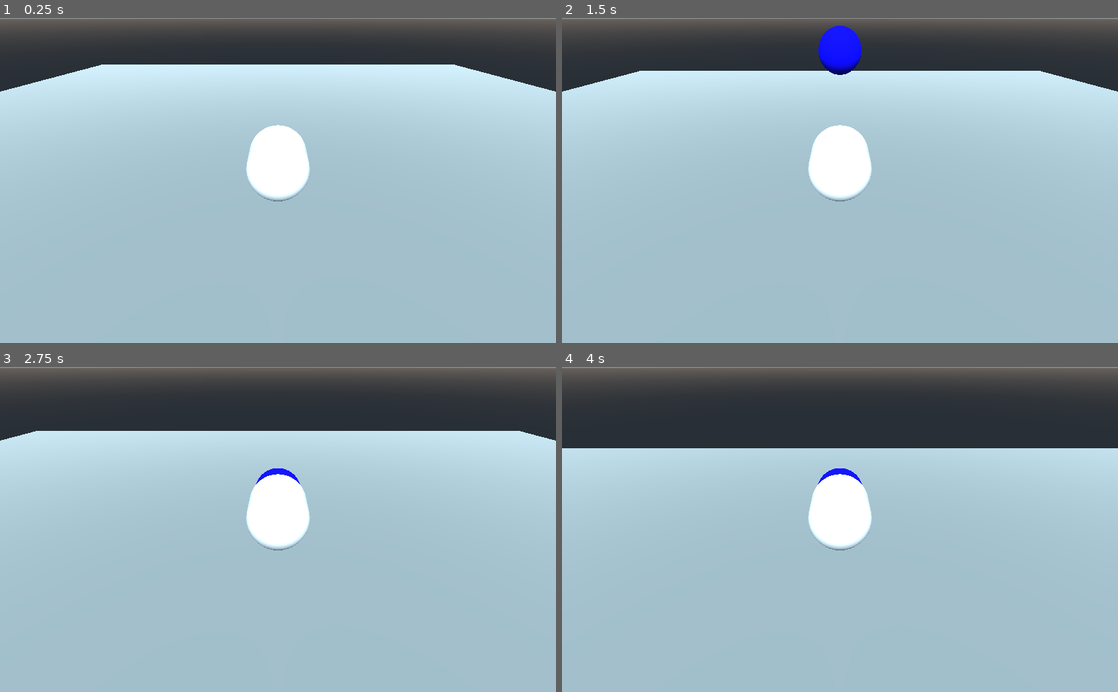
Above: before the commit, frames 1-4 (two rows, left to right).
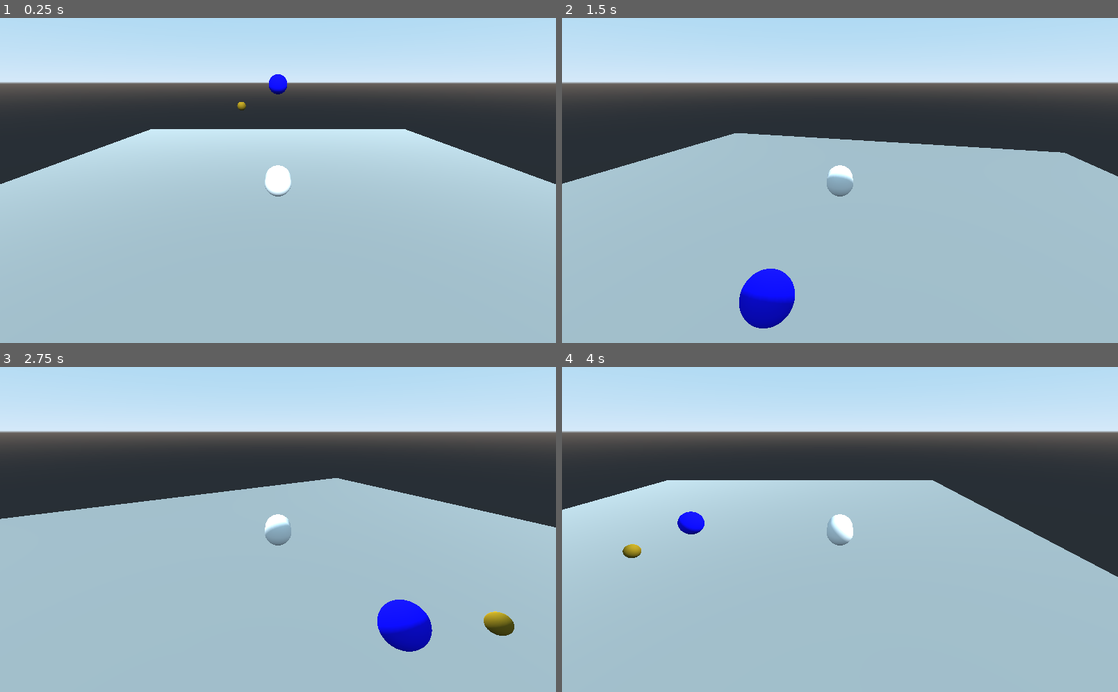
Above: after the commit, the same moments.

Repository: ajahar/FGJ_2021
Game: Godot game, scene res://SandboxScenes/Antti.tscn
The game is run twice, just before and just after one commit, with the same random seed, the same clock (stepped at 60 frames per second) and the same inputs. This scene is started directly instead of the project's main scene.
Inputs:
- Up to frame 1 (0.25 s): no input
- Up to frame 2 (1.5 s): tap Enter (ui_accept) at 0.5, 0.6, 0.77, 1.07, 1.35 s; hold D (right, bound only after the commit) 0.53-1.28 s; hold A (left, bound only after the commit) from 1.28 s (still down)
- Up to frame 3 (2.75 s): tap Enter (ui_accept) at 1.52, 1.82, 2.1 s; release A (left, bound only after the commit) at 2.03 s; hold D (right, bound only after the commit) from 2.03 s (still down)
- Up to frame 4 (4 s): release D (right, bound only after the commit) at 2.78 s; hold W (forward, bound only after the commit) 2.78-3.53 s; tap Enter (ui_accept) at 2.85, 3.02, 3.32, 3.6, 3.77 s; hold A (left, bound only after the commit) from 3.53 s (still down)

The runs differ from the first frame. In frame 1, 38% of the frame differs, in the area x 0-100%, y 0-57%; in frame 2, 41%; in frame 3, 44%, in the area x 0-100%, y 0-88%; in frame 4, 42%.

Commit message:
Follow camera

Diff:
--- a/SandboxScenes/Antti.gd
+++ b/SandboxScenes/Antti.gd
@@ -5,19 +5,25 @@
 onready var ball: RigidBody = $Ball
 
 var camera_distance: Vector3
-var move: bool = false
 
 # Called when the node enters the scene tree for the first time.
 func _ready():
-	camera_distance = player.transform.origin - camera.transform.origin
+	camera_distance = player.transform.origin + camera.transform.origin
 
 # Called every frame. 'delta' is the elapsed time since the previous frame.
 func _process(delta):
-	camera.transform.origin = player.transform.origin - camera_distance
-	if Input.is_action_just_pressed("ui_accept"):
-		ball.sleeping = false
-		move = true
+	camera.transform = player.transform
+	camera.translate(camera_distance)
+	camera.look_at(player.transform.origin, Vector3.UP)
 
 func _physics_process(delta):
-	if move:
-		player.move_and_collide(Vector3.FORWARD * delta * 5)
+	var movement = Vector3.ZERO
+	if Input.is_action_pressed("forward"):
+		movement += -player.transform.basis.z
+	if Input.is_action_pressed("right"):
+		player.rotate(Vector3.UP, deg2rad(-5))
+	if Input.is_action_pressed("left"):
+		player.rotate(Vector3.UP, deg2rad(5))
+
+	if movement.length() > 0:
+		player.move_and_slide(movement * 5, Vector3.UP)
--- a/SandboxScenes/Antti.tscn
+++ b/SandboxScenes/Antti.tscn
@@ -24,6 +24,17 @@
 
 [sub_resource type="CapsuleShape" id=8]
 
+[sub_resource type="SpatialMaterial" id=9]
+albedo_color = Color( 0.498039, 0.392157, 0.0784314, 1 )
+
+[sub_resource type="SphereMesh" id=10]
+material = SubResource( 9 )
+radius = 0.5
+height = 1.0
+
+[sub_resource type="SphereShape" id=11]
+radius = 0.5
+
 [node name="AnttiSandbox" type="Spatial"]
 script = ExtResource( 1 )
 
@@ -46,7 +57,6 @@
 
 [node name="Ball" type="RigidBody" parent="."]
 transform = Transform( 1, 0, 0, 0, 1, 0, 0, 0, 1, 0, 8.51518, -5.5912 )
-sleeping = true
 
 [node name="MeshInstance" type="MeshInstance" parent="Ball"]
 mesh = SubResource( 5 )
@@ -64,3 +74,13 @@
 
 [node name="CollisionShape" type="CollisionShape" parent="Player"]
 shape = SubResource( 8 )
+
+[node name="Pellet" type="RigidBody" parent="."]
+transform = Transform( 1, 0, 0, 0, 1, 0, 0, 0, 1, -4.30735, 6.1213, -7.43282 )
+
+[node name="MeshInstance" type="MeshInstance" parent="Pellet"]
+mesh = SubResource( 10 )
+material/0 = null
+
+[node name="CollisionShape" type="CollisionShape" parent="Pellet"]
+shape = SubResource( 11 )
--- a/project.godot
+++ b/project.godot
@@ -19,6 +19,33 @@
 run/main_scene="res://GameScenes/Play.tscn"
 config/icon="res://icon.png"
 
+[input]
+
+forward={
+"deadzone": 0.5,
+"events": [ Object(InputEventKey,"resource_local_to_scene":false,"resource_name":"","device":0,"alt":false,"shift":false,"control":false,"meta":false,"command":false,"pressed":false,"scancode":87,"unicode":0,"echo":false,"script":null)
+, Object(InputEventKey,"resource_local_to_scene":false,"resource_name":"","device":0,"alt":false,"shift":false,"control":false,"meta":false,"command":false,"pressed":false,"scancode":16777232,"unicode":0,"echo":false,"script":null)
+ ]
+}
+back={
+"deadzone": 0.5,
+"events": [ Object(InputEventKey,"resource_local_to_scene":false,"resource_name":"","device":0,"alt":false,"shift":false,"control":false,"meta":false,"command":false,"pressed":false,"scancode":83,"unicode":0,"echo":false,"script":null)
+, Object(InputEventKey,"resource_local_to_scene":false,"resource_name":"","device":0,"alt":false,"shift":false,"control":false,"meta":false,"command":false,"pressed":false,"scancode":16777234,"unicode":0,"echo":false,"script":null)
+ ]
+}
+right={
+"deadzone": 0.5,
+"events": [ Object(InputEventKey,"resource_local_to_scene":false,"resource_name":"","device":0,"alt":false,"shift":false,"control":false,"meta":false,"command":false,"pressed":false,"scancode":68,"unicode":0,"echo":false,"script":null)
+, Object(InputEventKey,"resource_local_to_scene":false,"resource_name":"","device":0,"alt":false,"shift":false,"control":false,"meta":false,"command":false,"pressed":false,"scancode":16777233,"unicode":0,"echo":false,"script":null)
+ ]
+}
+left={
+"deadzone": 0.5,
+"events": [ Object(InputEventKey,"resource_local_to_scene":false,"resource_name":"","device":0,"alt":false,"shift":false,"control":false,"meta":false,"command":false,"pressed":false,"scancode":65,"unicode":0,"echo":false,"script":null)
+, Object(InputEventKey,"resource_local_to_scene":false,"resource_name":"","device":0,"alt":false,"shift":false,"control":false,"meta":false,"command":false,"pressed":false,"scancode":16777231,"unicode":0,"echo":false,"script":null)
+ ]
+}
+
 [rendering]
 
 quality/driver/driver_name="GLES2"
Not shown: 1 places in SandboxScenes/Antti.tscn that only renumber resources
